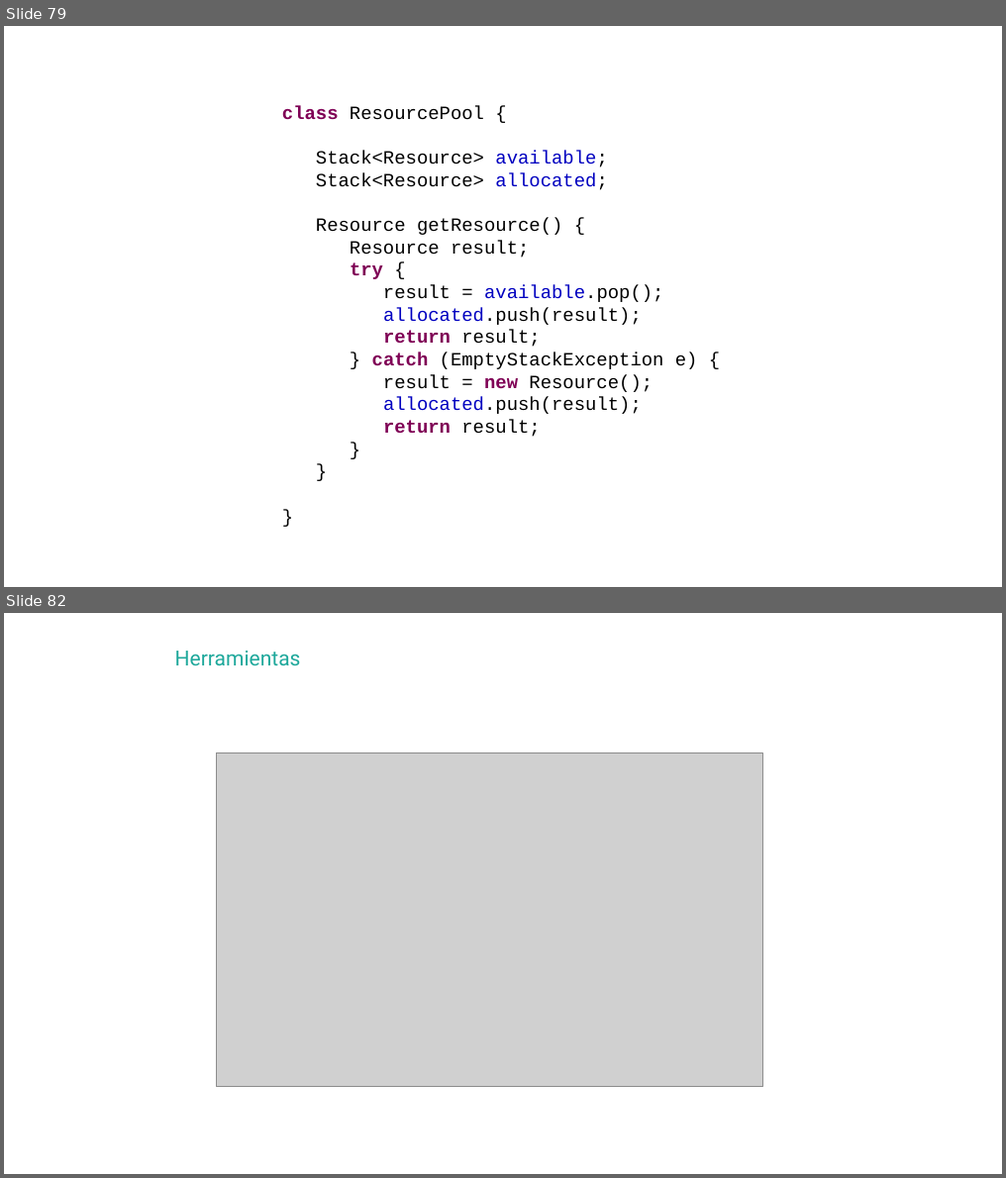
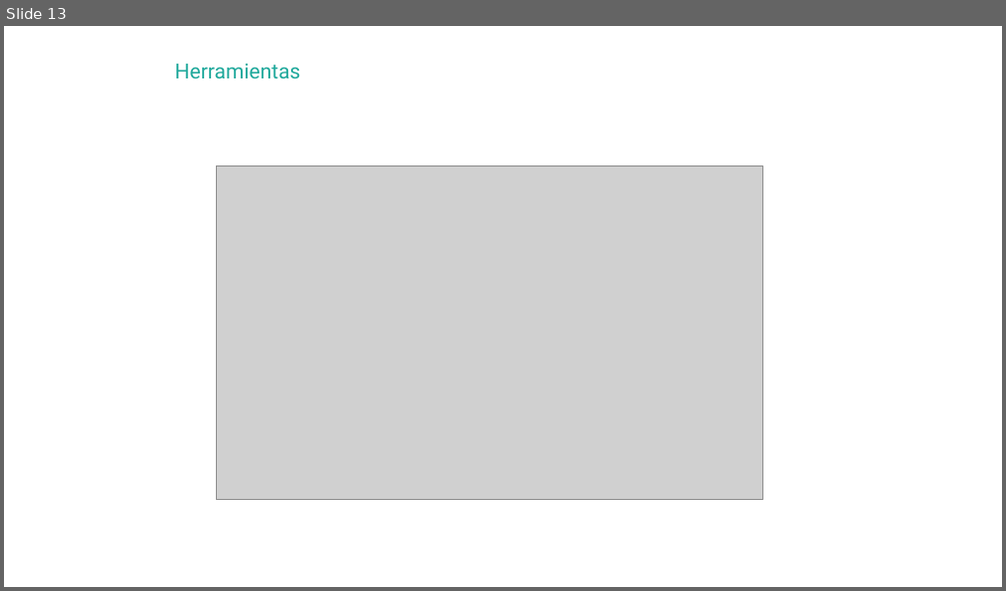
Before and after one commit to hexacta/HexactaLabs-NET, a slide deck: Presentaciones/2 - CleanCode.pptx. Shown one above the other, each under a label of ours: slides 79 and 82 before the commit, slide 13 after it; the slides between them are not shown. The pictures are 1006x1178 and 1006x591 pixels, drawn with LibreOffice and Linux fonts; fonts in the diff are those of the drawing; grey boxes stand for pictures; background and template pictures are left out. Boxes give left, top, right and bottom in pixels: in the first picture for what was removed or moved away, otherwise in the second. Text is boxed around its words. In the diff, an @@ line names an element or a change of style, - is before the commit and + after.

```diff
--- a/Presentaciones/2 - CleanCode.pptx
+++ b/Presentaciones/2 - CleanCode.pptx
@@ slide 79 removed at (4,26,1002,587), background picture (left out) @@
@@ text removed at (282,105,698,437) @@
-class ResourcePool {
-Stack<Resource> available;
-Stack<Resource> allocated;
-Resource getResource() {
-Resource result;
-try {
-result = available.pop();
-allocated.push(result);
-return result;
-} catch (EmptyStackException e) {
-result = new Resource();
-allocated.push(result);
-return result;
-}
-}
-}
@@ what was slide 82 is now slide 13 @@
```
Also in this commit, not shown: 1 slide changed, 70 other slides removed, 2 other files.
